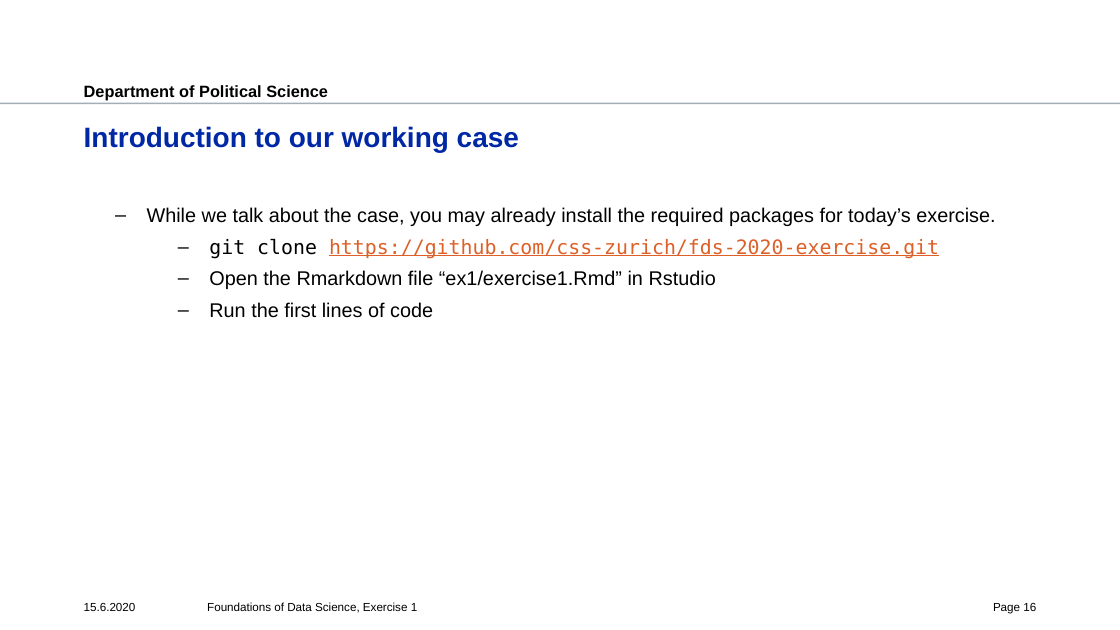
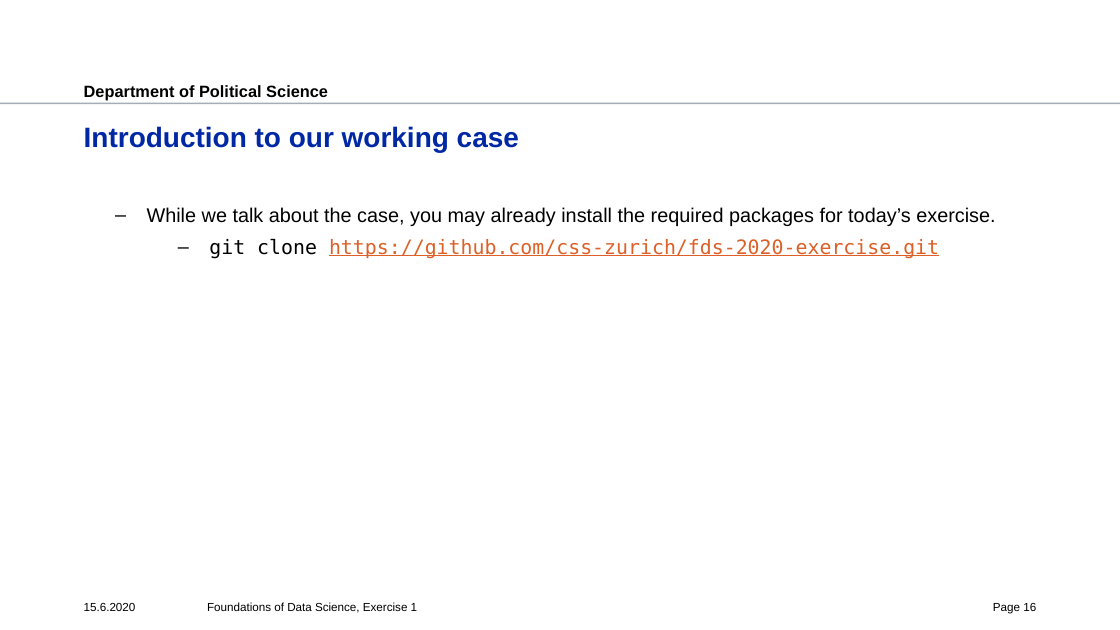
Before and after one commit to polianchykova/fds-2020-exercise, a slide deck: slide 16 of ex1/ex1.pptx. Drawn at 1120x630 pixels with LibreOffice and Linux fonts; fonts in the diff are those of the drawing; background and template pictures are left out. Boxes give left, top, right and bottom in pixels: in the first picture for what was removed or moved away, otherwise in the second. Text is boxed around its words. In the diff, an @@ line names an element or a change of style, - is before the commit and + after.

Commit message:
removed 2 lines

```diff
--- a/ex1/ex1.pptx
+++ b/ex1/ex1.pptx
@@ text at bbox=[209, 270, 716, 318]: paragraphs removed @@
-      – Open the Rmarkdown file “ex1/exercise1.Rmd” in Rstudio
-      – Run the first lines of code
```
Also in this commit, not shown: 10 other slides changed, 1 other file.
